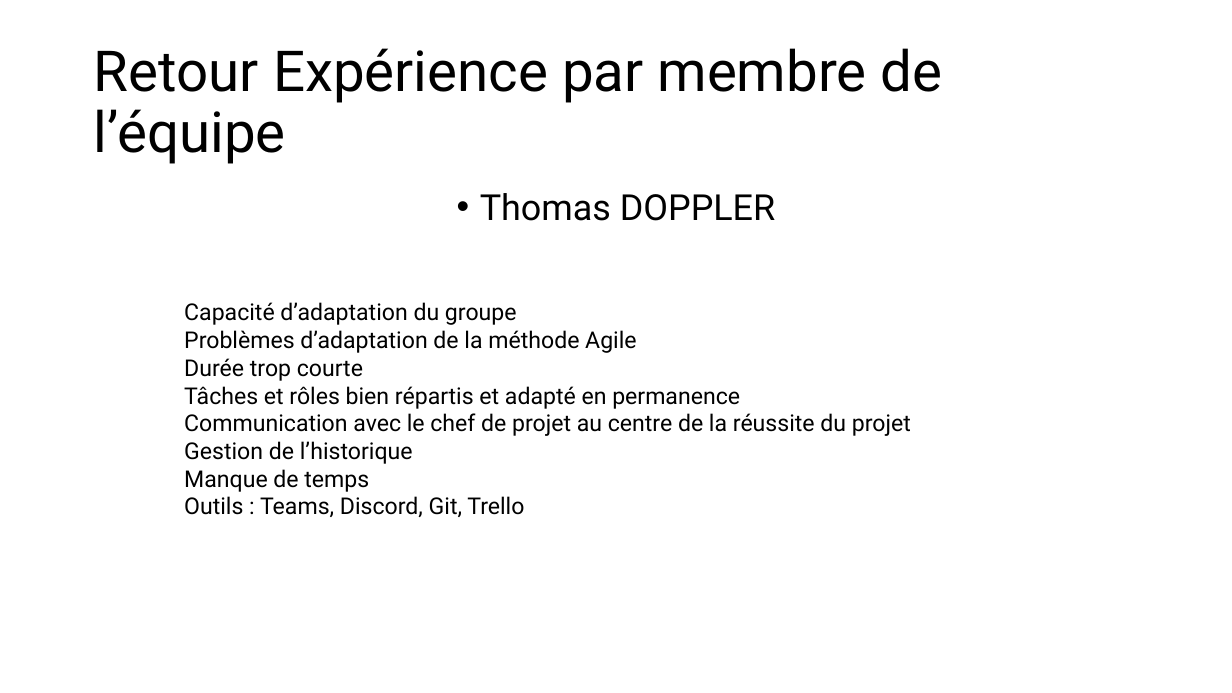
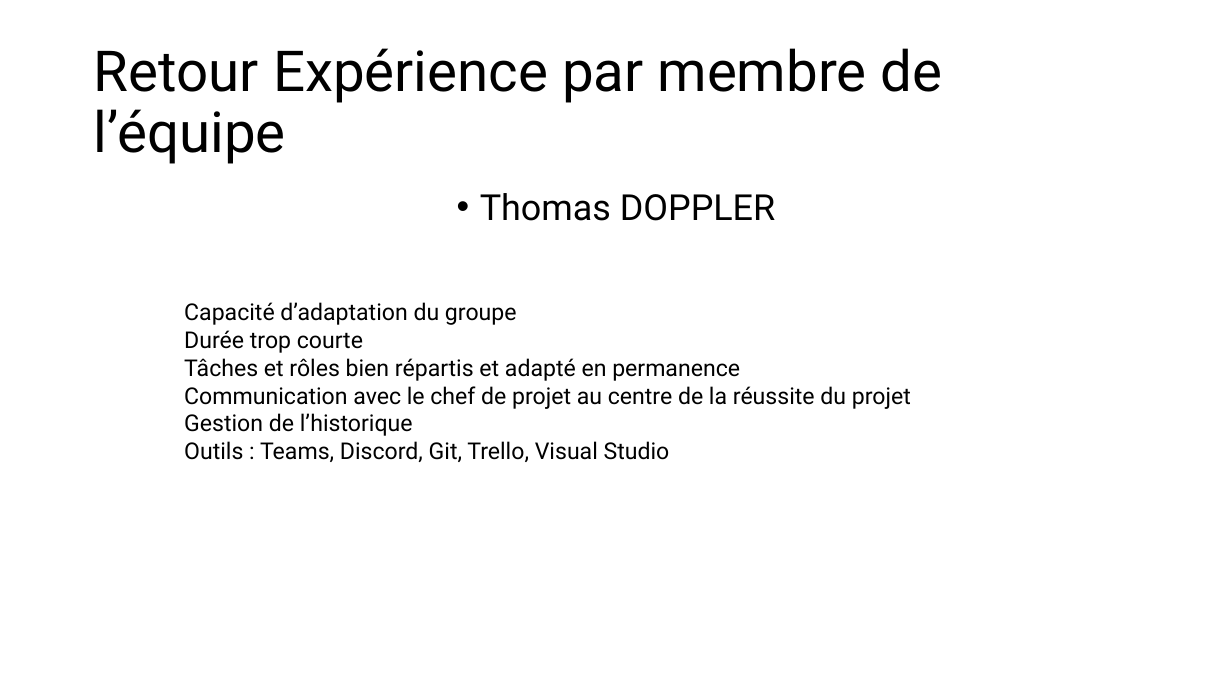
Before and after one commit to selim-ayad/Donjons-et-Diagnostiquons, a slide deck: slide 8 of Présentation Donjons et Diagnostiquons.pptx. Drawn at 1232x693 pixels with LibreOffice and Linux fonts; fonts in the diff are those of the drawing. Boxes give left, top, right and bottom in pixels: in the first picture for what was removed or moved away, otherwise in the second. Text is boxed around its words. In the diff, an @@ line names an element or a change of style, - is before the commit and + after.

```diff
--- a/Présentation Donjons et Diagnostiquons.pptx
+++ b/Présentation Donjons et Diagnostiquons.pptx
@@ text at [184,330,636,353]: paragraph removed @@
-Problèmes d’adaptation de la méthode Agile
@@ text at [184,441,670,462]: text changed @@
-Manque de temps
-Outils : Teams, Discord, Git, Trello
+Outils : Teams, Discord, Git, Trello, Visual Studio
```
Also in this commit, not shown: 3 other slides changed.
